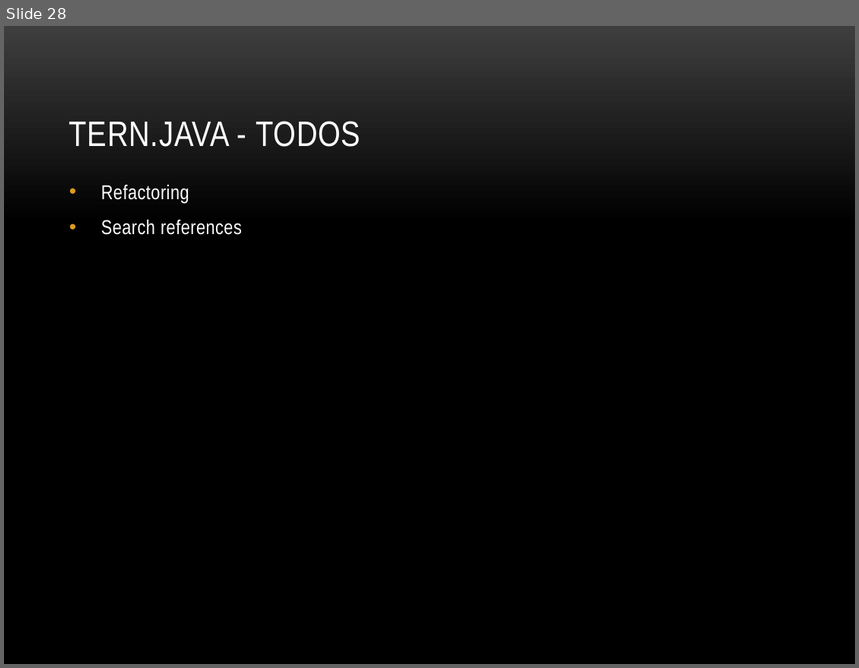
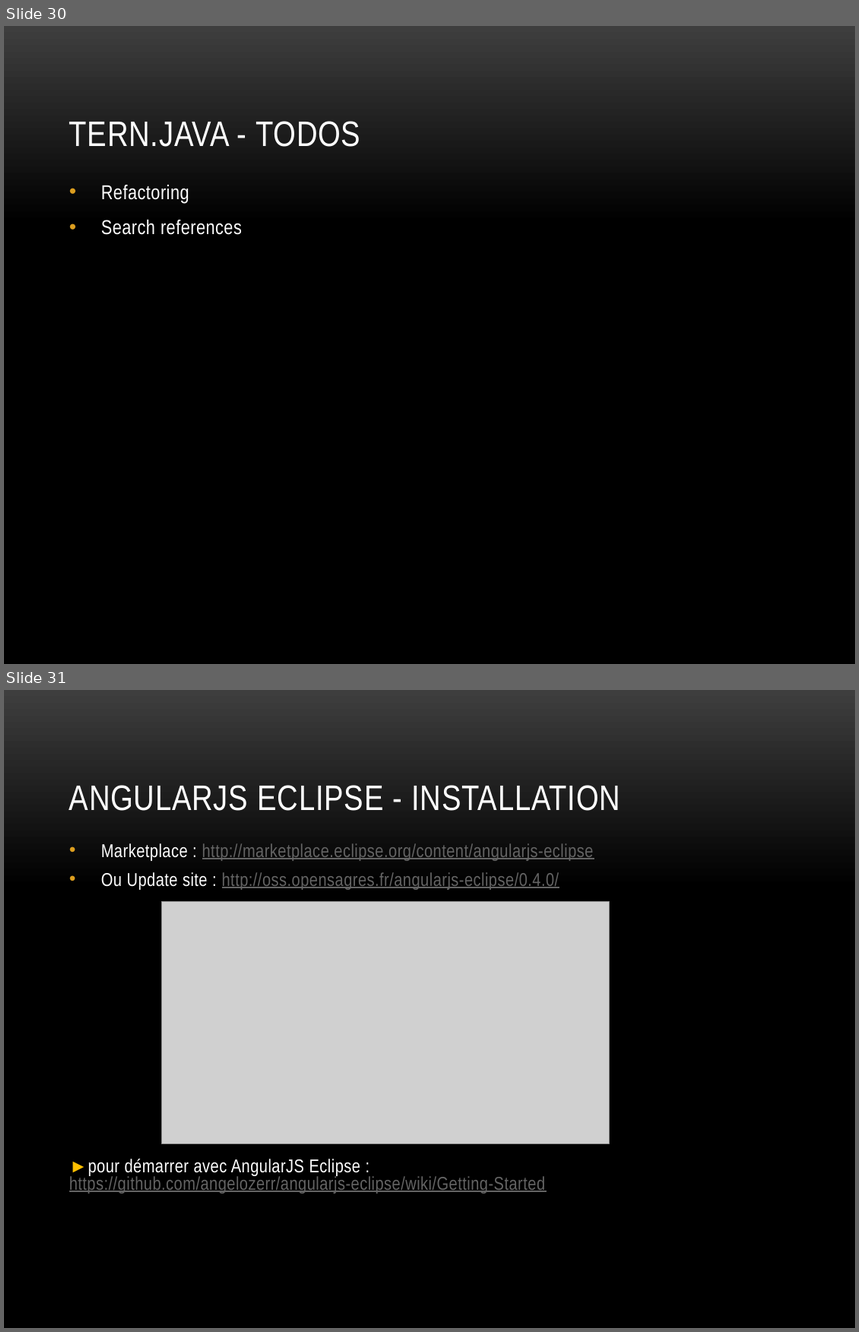
Before and after one commit to angelozerr/tern.java, a slide deck: docs/tern.java_fr.pptx. Shown one above the other, each under a label of ours: slide 28 before the commit, slides 30 and 31 after it. The pictures are 859x668 and 859x1332 pixels, drawn with LibreOffice and Linux fonts; fonts in the diff are those of the drawing; grey boxes stand for pictures; background and template pictures are left out. Boxes give left, top, right and bottom in pixels: in the first picture for what was removed or moved away, otherwise in the second. Text is boxed around its words. In the diff, an @@ line names an element or a change of style, - is before the commit and + after.

Commit message:
Add installation update site page.

```diff
--- a/docs/tern.java_fr.pptx
+++ b/docs/tern.java_fr.pptx
@@ slide 31 added at (4, 690, 855, 1328), background picture (left out) @@
@@ title added at (69, 785, 621, 811), 30 pt, text #FFFFFF @@
+ANGULARJS ECLIPSE - INSTALLATION
@@ text added at (69, 844, 594, 1194), 15.7 pt, text #646464, underline @@
+• Marketplace : http://marketplace.eclipse.org/content/angularjs-eclipse
+• Ou Update site : http://oss.opensagres.fr/angularjs-eclipse/0.4.0/
+►pour démarrer avec AngularJS Eclipse : https://github.com/angelozerr/angularjs-eclipse/wiki/Getting-Started
@@ picture added at (161, 902, 609, 1144) @@
@@ what was slide 28 is now slide 30 @@
```
Also in this commit, not shown: 5 slides changed, 2 other slides added.
